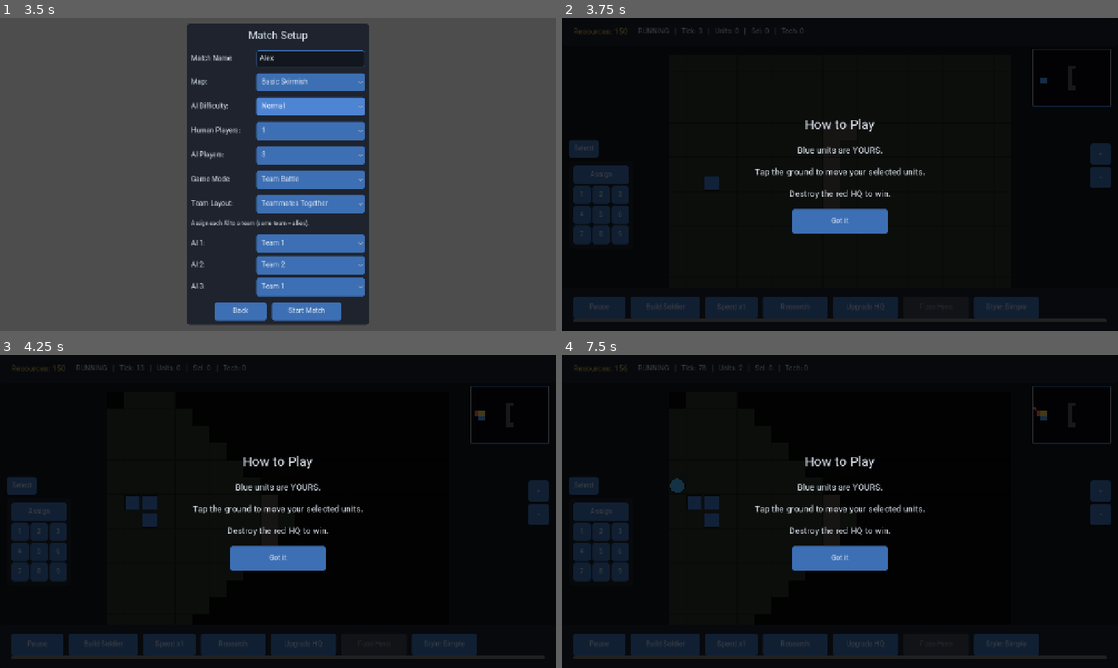
Above: before the commit, frames 1-4 (two rows, left to right).
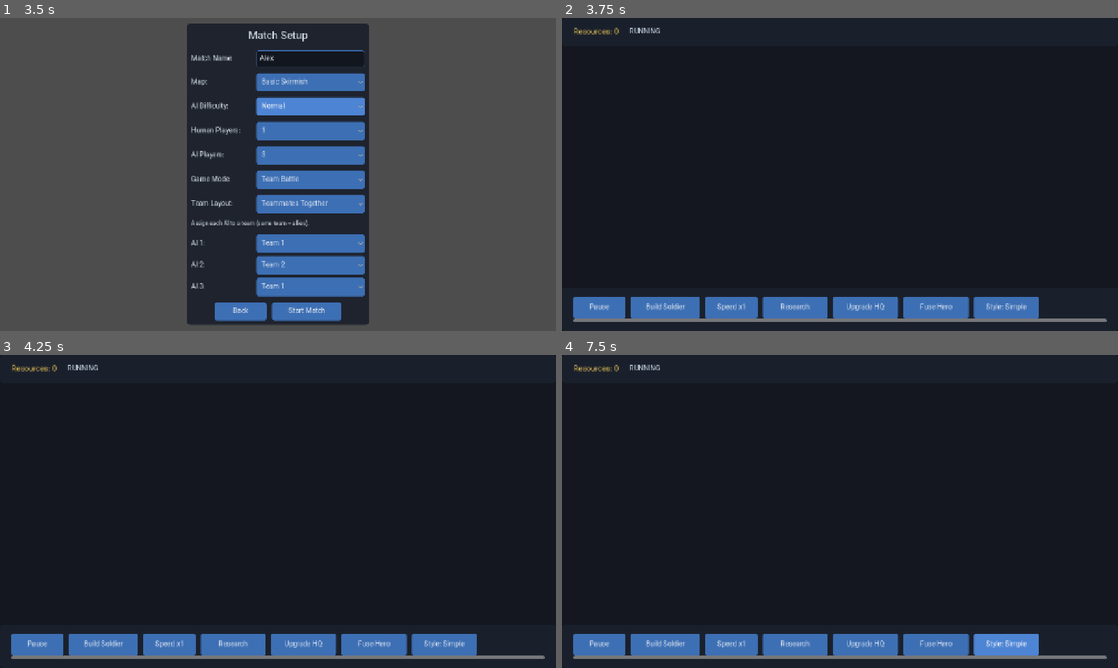
Above: after the commit, the same moments.

Repository: golshandvr-del/Sjalwmbdjdlxl
Game: Godot game, scene res://scenes/main_menu.tscn
The game is run twice, just before and just after one commit, with the same random seed, the same clock (stepped at 60 frames per second) and the same inputs.
Inputs (mouse positions are in pixels of both pictures, inside the frame that each line leads up to):
- Up to frame 1 (3.5 s): click "Single Player" at 0.5 s; click (311, 58) at 1.27 s; type "Alex" at 1.35 s; click "Normal" at 2 s; click "Normal" at 2.75 s
- Up to frame 2 (3.75 s): click "Start Match" at 3.5 s
- Up to frame 3 (4.25 s): no input
- Up to frame 4 (7.5 s): click "Build Soldier" at 4.25 s; click "Speed x1" at 5 s; click "Research" at 5.75 s; click "Upgrade HQ" at 6.5 s; click "Style: Simple" at 7.25 s

Frame 1 is identical in both runs. In frame 2, 28% of the frame differs, in the area x 0-100%, y 0-100%; in frame 3, 55%; in frame 4, 55%.
Error after the commit: Parse Error: Function "_update_move_mode_buttons()" not found in base self. (res://ui/mobile/game_hud.gd:607)

Commit message:
feat(hud-mobile): route ground tap through MoveModeUtil (direct vs manual) (MC1.5/req1)

Diff:
--- a/ui/mobile/game_hud.gd
+++ b/ui/mobile/game_hud.gd
@@ -588,13 +588,25 @@
 				"unit_ids": _selected_unit_ids.duplicate(),
 			}, 1)
 		TapSelectUtil.ACTION_MOVE:
-			# Simulation command -> route through player_command so it is lockstep
-			# scheduled when a networked session is active (MA7.1), else immediate.
-			Nexus.player_command("move_unit", {
-				"unit_ids": _selected_unit_ids.duplicate(),
-				"x": tile.x,
-				"y": tile.y,
-			}, 1)
+			# MC1.5 (request 1): a ground tap now runs through MoveModeUtil so the
+			# same tap either moves immediately (DIRECT) or plots a waypoint route
+			# (MANUAL). The util is pure; we still issue the authoritative commands.
+			var move_plan: Dictionary = _move_mode.resolve_ground_tap(tile, not _selected_unit_ids.is_empty())
+			match str(move_plan.get("action", MoveModeUtil.ACTION_NONE)):
+				MoveModeUtil.ACTION_MOVE_DIRECT:
+					# Simulation command -> route through player_command so it is
+					# lockstep scheduled when a networked session is active (MA7.1).
+					Nexus.player_command("move_unit", {
+						"unit_ids": _selected_unit_ids.duplicate(),
+						"x": tile.x,
+						"y": tile.y,
+					}, 1)
+				MoveModeUtil.ACTION_ADD_WAYPOINT:
+					# Route plotting: no command yet, just refresh the mode buttons
+					# so Confirm/Cancel reflect the pending route.
+					_update_move_mode_buttons()
+				_:
+					pass
 		_:
 			pass
 
